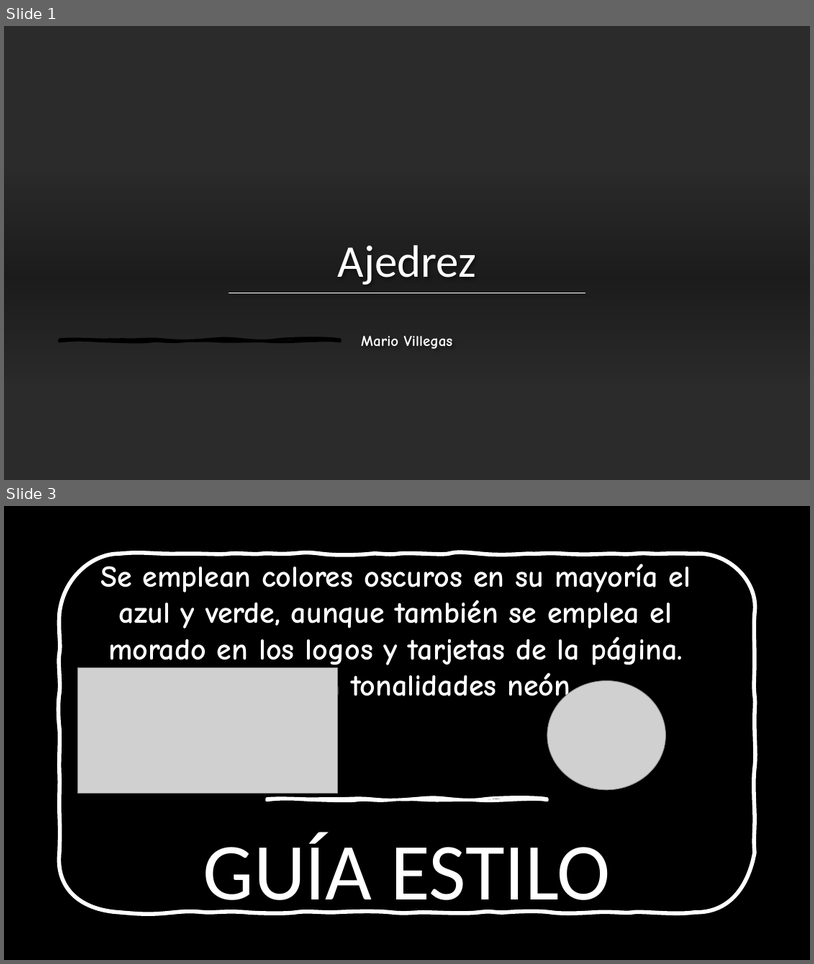
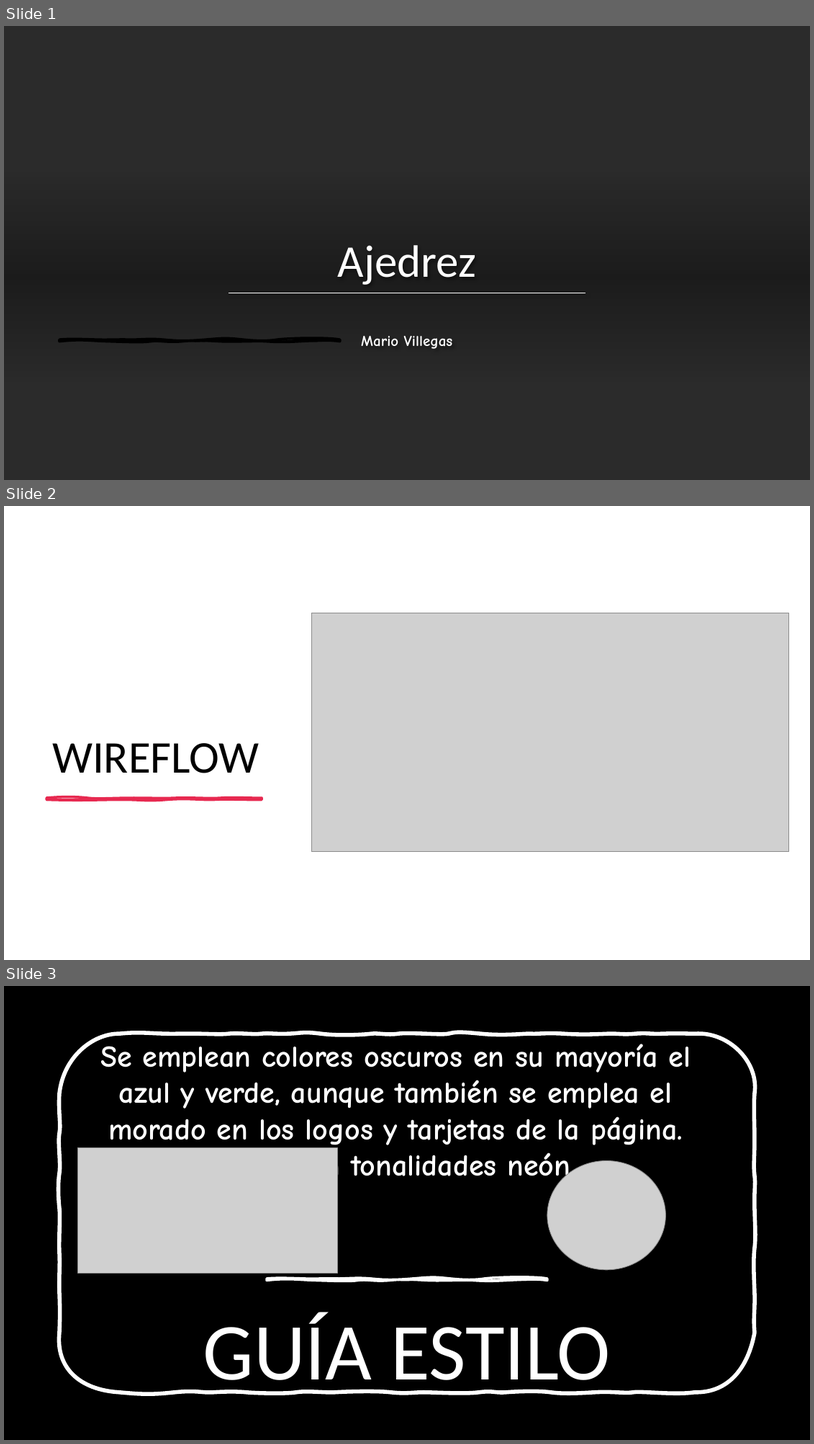
Before and after one commit to juanes84vdb/proyectoMayo, a slide deck: TableroConecta.pptx. Shown one above the other, each under a label of ours: slides 1 and 3 before the commit, slides 1, 2 and 3 after it; the slides between them are not shown. The pictures are 814x964 and 814x1444 pixels, drawn with LibreOffice and Linux fonts; fonts in the diff are those of the drawing; grey boxes stand for pictures; background and template pictures are left out; a plain dark background stands for a picture behind light text. Boxes give left, top, right and bottom in pixels: in the first picture for what was removed or moved away, otherwise in the second. Text is boxed around its words. In the diff, an @@ line names an element or a change of style, - is before the commit and + after.

```diff
--- a/TableroConecta.pptx
+++ b/TableroConecta.pptx
@@ slide 2 added at [4,506,810,960], background #FFFFFF @@
@@ rectangle added at [4,506,810,960], fill #FFFFFF @@
@@ picture added at [312,613,790,851] @@
@@ title added at [52,743,260,773], 54 pt, text #000000 @@
+WIREFLOW
@@ freeform shape added at [46,798,262,800], fill #E72950, outline #E72950 3 pt @@
```
Also in this commit, not shown: 1 slide changed, 1 slide removed, 32 other files.
